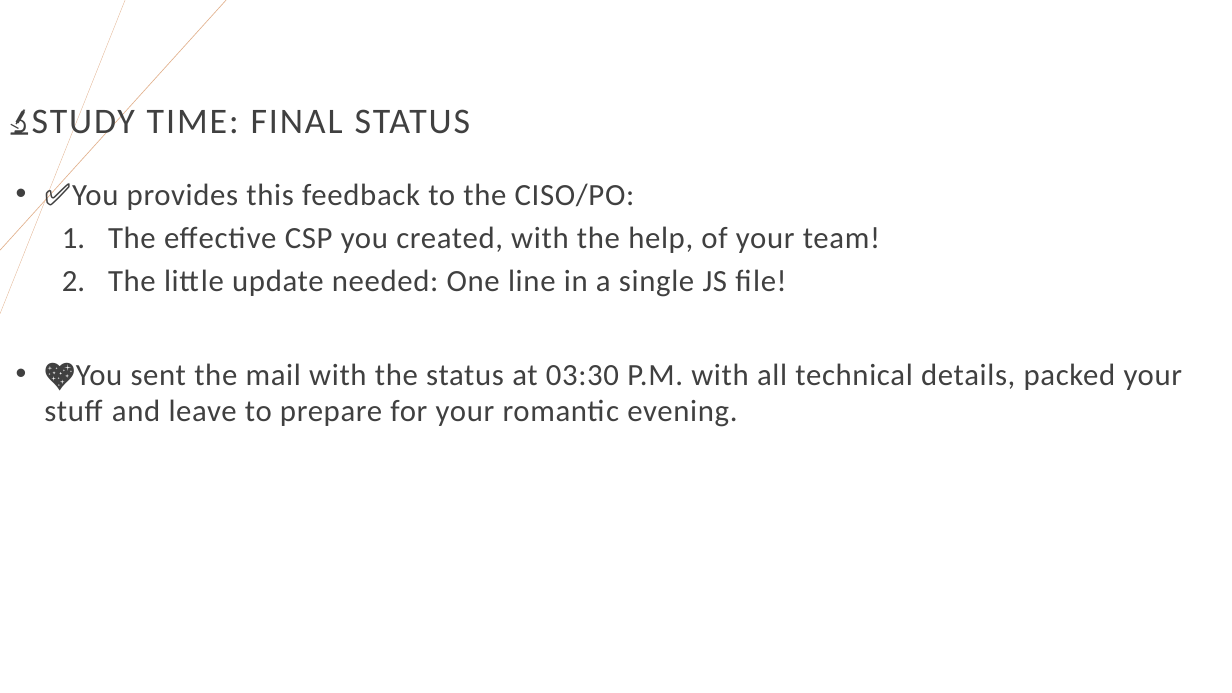
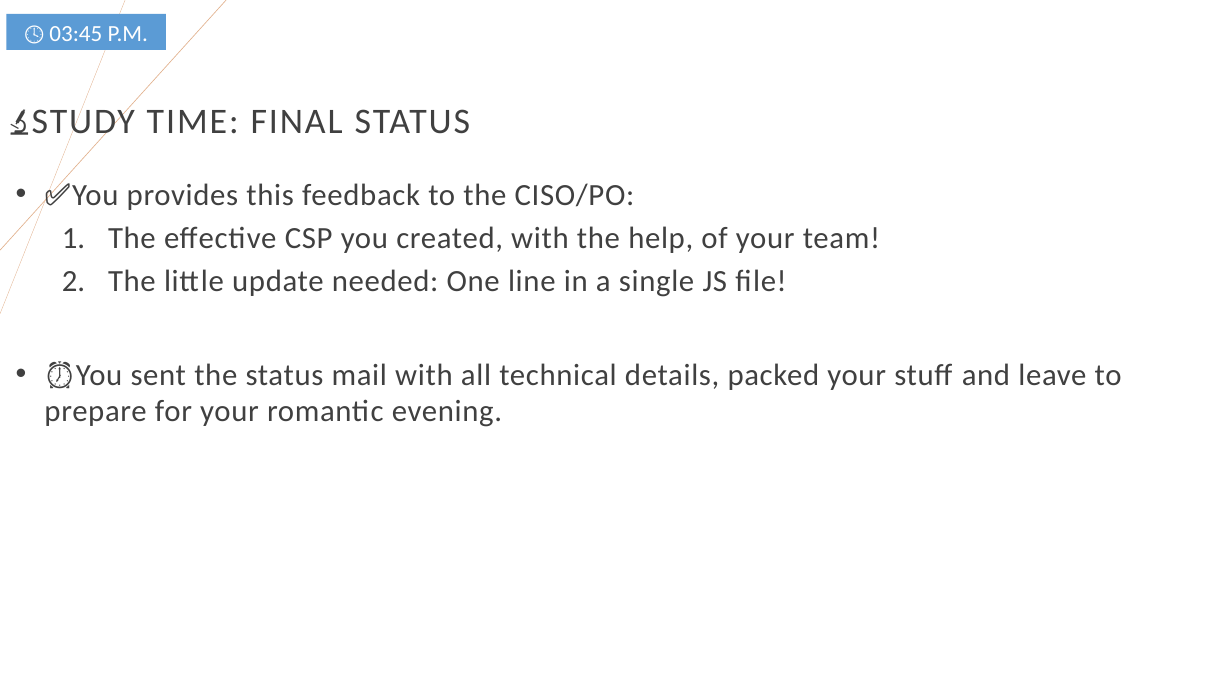
Before and after one commit to righettod/voxxeddays-lux-2024, a slide deck: slide 47 of presentation.pptx. Drawn at 1232x693 pixels with LibreOffice and Linux fonts; fonts in the diff are those of the drawing. Boxes give left, top, right and bottom in pixels: in the first picture for what was removed or moved away, otherwise in the second. Text is boxed around its words. In the diff, an @@ line names an element or a change of style, - is before the commit and + after.

```diff
--- a/presentation.pptx
+++ b/presentation.pptx
@@ rectangle added at box(6, 14, 166, 50), fill #5B9BD5, 18 pt, text #FFFFFF @@
+🕓 03:45 P.M.
@@ text at box(44, 363, 1122, 427): text changed @@
-• 💖You sent the mail with the status at 03:30 P.M. with all technical details, packed your stuff and leave to prepare for your romantic evening.
+• ⏰You sent the status mail with all technical details, packed your stuff and leave to prepare for your romantic evening.
```
Also in this commit, not shown: 5 other slides changed.
